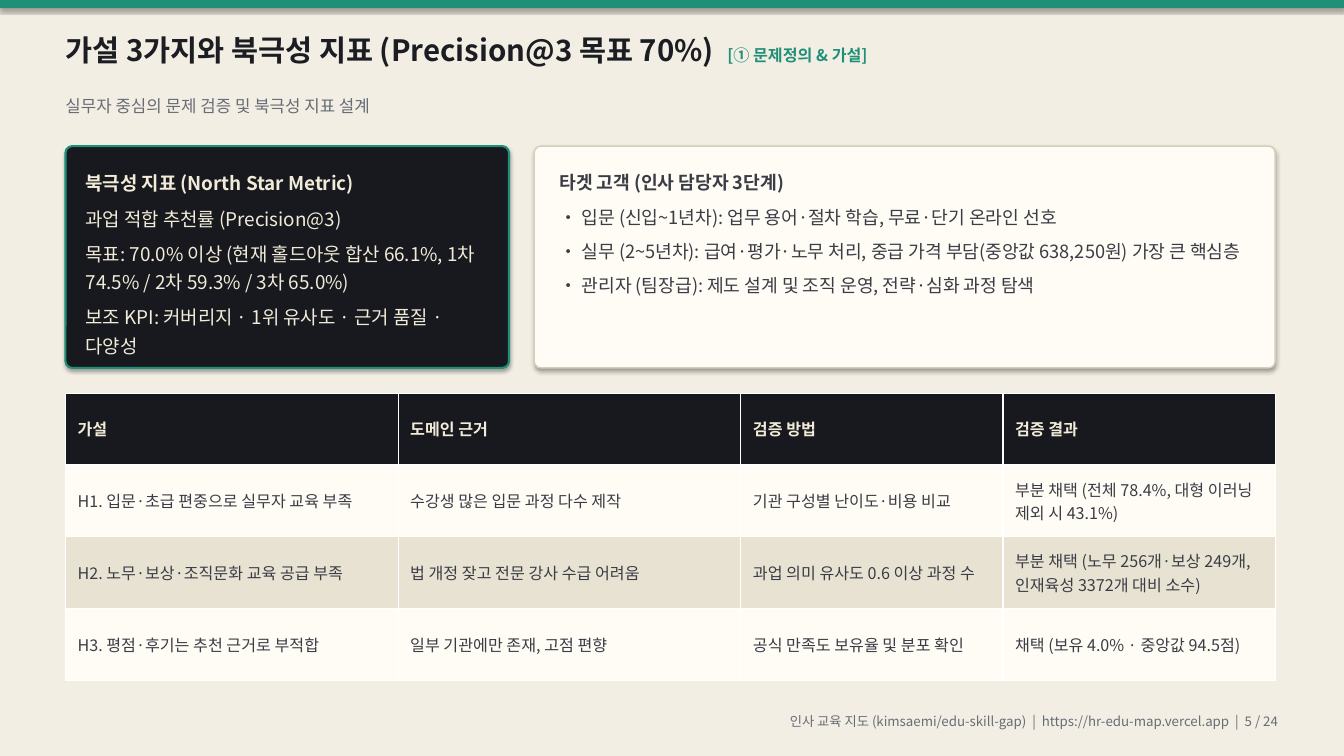
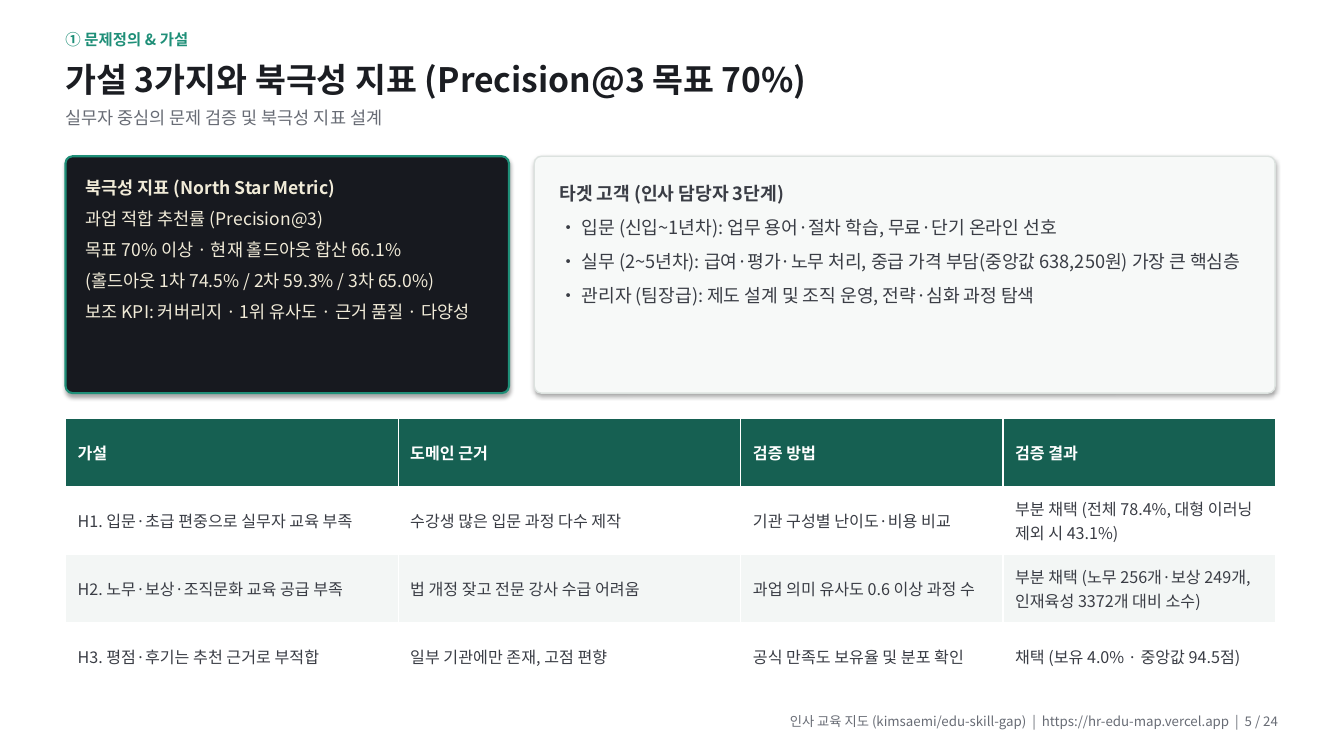
Before and after one commit to kimsaemi/edu-skill-gap, a slide deck: slide 5 of presentation/HR_교육지도_발표.pptx. Drawn at 1344x756 pixels with LibreOffice and Linux fonts; fonts in the diff are those of the drawing. Boxes give left, top, right and bottom in pixels: in the first picture for what was removed or moved away, otherwise in the second. Text is boxed around its words. In the diff, an @@ line names an element or a change of style, - is before the commit and + after.

```diff
--- a/presentation/HR_교육지도_발표.pptx
+++ b/presentation/HR_교육지도_발표.pptx
@@ rectangle at (0,0,1344,756): fill #F2EEE4 to #FFFFFF @@
@@ rectangle removed at (0,0,1344,8) @@
@@ text added at (65,32,188,47), 11 pt, text #1F8F78, bold @@
+① 문제정의 & 가설
@@ text at (65,63,807,99): text changed; size 21 to 24 pt @@
-가설 3가지와 북극성 지표 (Precision@3 목표 70%) [① 문제정의 & 가설]
+가설 3가지와 북극성 지표 (Precision@3 목표 70%)
@@ text "실무자 중심의 문제 검증 및 ...": place and size @@
-text "실무자 중심의 문제 검증 및 ..." at (65,98,370,114)
+text "실무자 중심의 문제 검증 및 ..." at (65,109,382,126)
@@ text "실무자 중심의 문제 검증 및 ..." at (65,109,382,126): size 12 to 12.5 pt @@
@@ rounded rectangle: place and size @@
-rounded rectangle at (66,146,509,368)
+rounded rectangle at (66,156,509,393)
@@ text at (86,179,469,320): size 13.5 to 12.5 pt in "북극성 지표 (North Star Metric)", "과업 적합 추천률 (Precision@3)", "보조 KPI: 커버리지 · 1위 유사도 · ..."; line spacing 1.25 to 1.15 @@
@@ rounded rectangle: place and size @@
-rounded rectangle at (534,146,1275,368)
+rounded rectangle at (534,156,1275,393)
@@ rounded rectangle at (534,156,1275,393): fill #FFFCF5 to #F7F9F8; outline #D6CEBB 1 pt to #DCE2DF 1 pt @@
@@ text "타겟 고객 (인사 담당자 3단계)": place and size @@
-text "타겟 고객 (인사 담당자 3단계)" at (559,173,1240,296)
+text "타겟 고객 (인사 담당자 3단계)" at (559,184,1240,306)
@@ text at (86,241,434,291): text changed; size 13.5 to 12.5 pt @@
-목표: 70.0% 이상 (현재 홀드아웃 합산 66.1%, 1차 74.5% / 2차 59.3% / 3차 65.0%)
+목표 70% 이상 · 현재 홀드아웃 합산 66.1%
+(홀드아웃 1차 74.5% / 2차 59.3% / 3차 65.0%)
@@ table at (66,418,1275,691) @@
@@ fill #17191F to #166052 in row 1 @@
@@ fill #FFFCF5 to #FFFFFF in 8 cells @@
@@ fill #E8E2D2 to #F3F6F5 in row 3 @@
@@ text colour #F1EBD8 to #FFFFFF in "가설", "도메인 근거", "검증 방법", "검증 결과" @@
@@ table: place and size @@
-table at (66,393,1275,681)
+table at (66,418,1275,691)
```
Also in this commit, not shown: 22 other slides changed, 4 other files.
